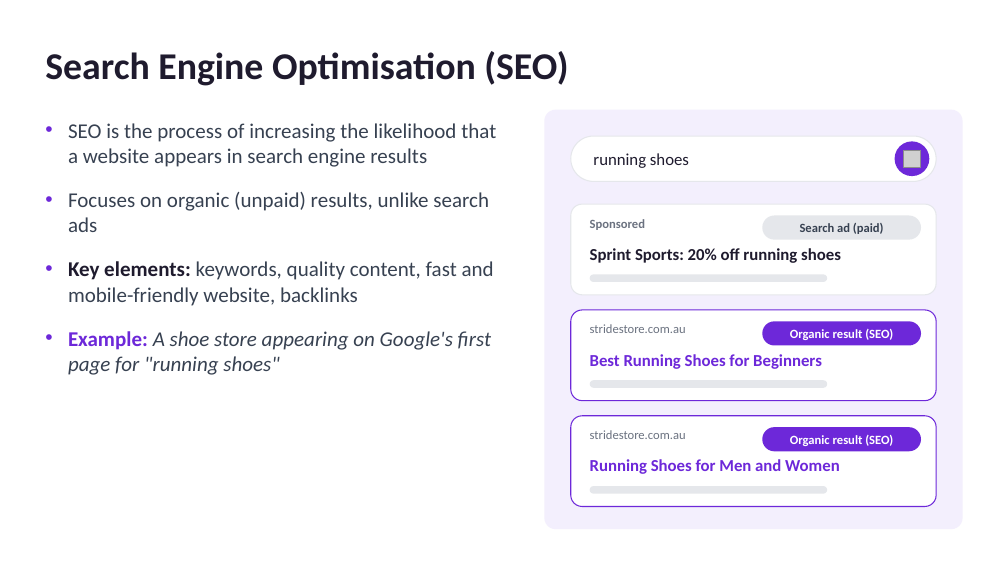
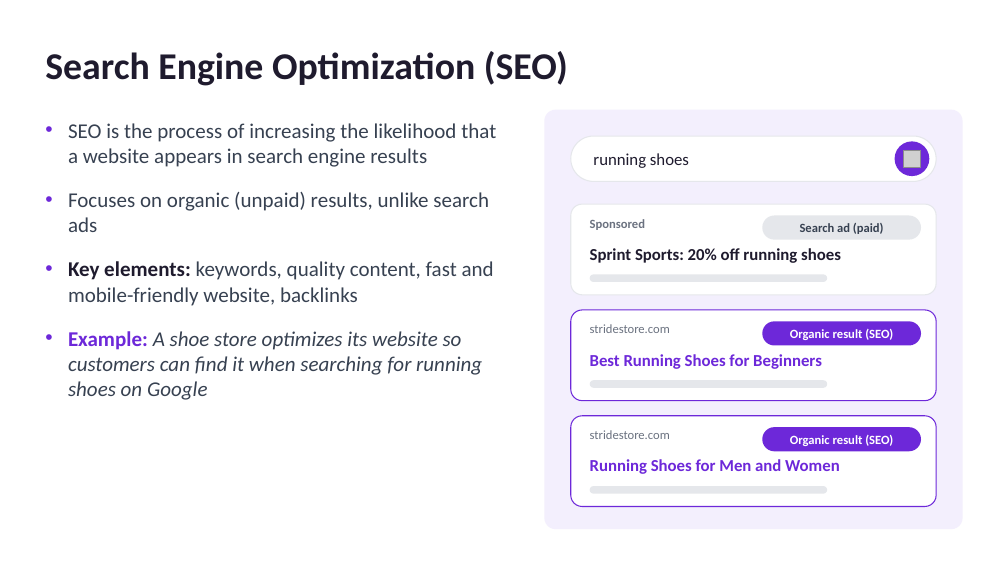
Before and after one commit to granodioritee/repo-baru, a slide deck: slide 3 of digital-marketing-tools.pptx. Drawn at 1008x567 pixels with LibreOffice and Linux fonts; fonts in the diff are those of the drawing; grey boxes stand for pictures. Boxes give left, top, right and bottom in pixels: in the first picture for what was removed or moved away, otherwise in the second. Text is boxed around its words. In the diff, an @@ line names an element or a change of style, - is before the commit and + after.

```diff
--- a/digital-marketing-tools.pptx
+++ b/digital-marketing-tools.pptx
@@ text at [45,51,568,86]: text changed @@
-Search Engine Optimisation (SEO)
+Search Engine Optimization (SEO)
@@ text at [590,324,670,333]: text changed @@
-stridestore.com.au
+stridestore.com
@@ text at [68,331,482,400]: text changed @@
-• Example: A shoe store appearing on Google's first page for "running shoes"
+• Example: A shoe store optimizes its website so customers can find it when searching for running shoes on Google
@@ text at [590,430,670,439]: text changed @@
-stridestore.com.au
+stridestore.com
```
Also in this commit, not shown: 2 other slides changed, 1 other file.
